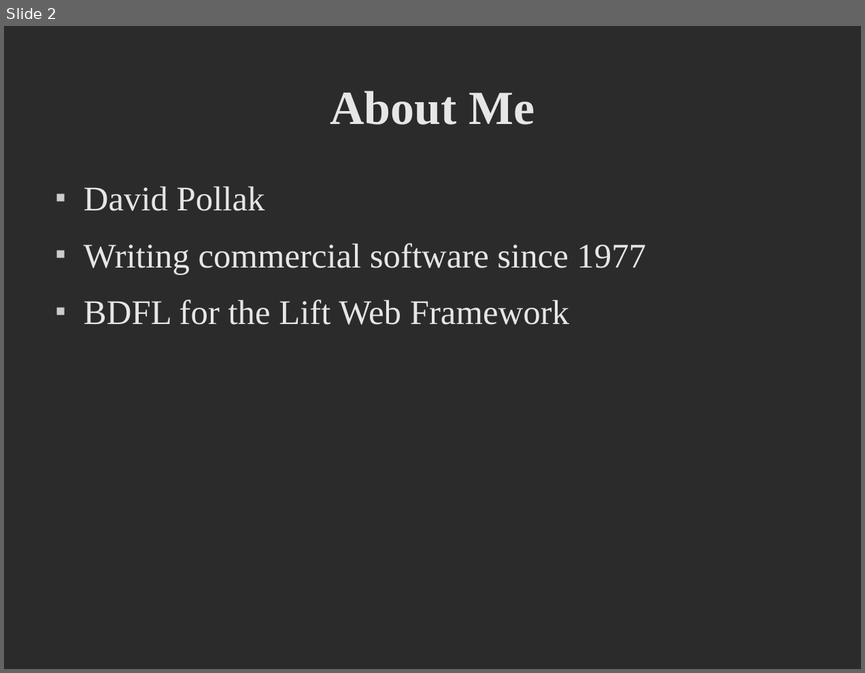
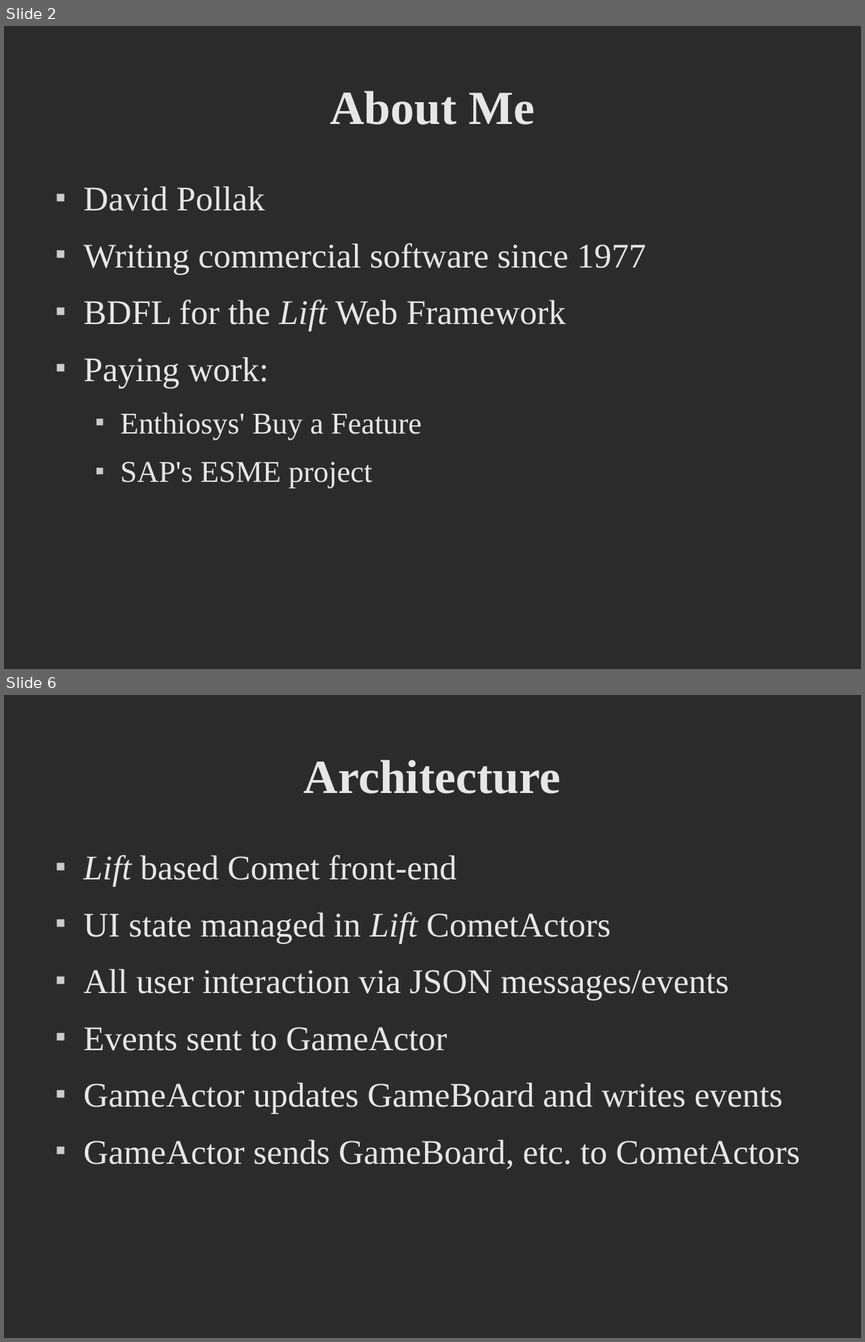
Before and after one commit to dpp/lift-samples, a slide deck: presentations/2008_dpp_CUFP/CUFP Preso.odp. Shown one above the other, each under a label of ours: slide 2 before the commit, slides 2 and 6 after it; the slides between them are not shown. The pictures are 865x673 and 865x1342 pixels, drawn with LibreOffice and Linux fonts; fonts in the diff are those of the drawing; background and template pictures are left out; a plain dark background stands for a picture behind light text. Boxes give left, top, right and bottom in pixels: in the first picture for what was removed or moved away, otherwise in the second. Text is boxed around its words. In the diff, an @@ line names an element or a change of style, - is before the commit and + after.

```diff
--- a/presentations/2008_dpp_CUFP/CUFP Preso.odp
+++ b/presentations/2008_dpp_CUFP/CUFP Preso.odp
@@ slide 6 added at [4,695,861,1338], background picture (left out) @@
@@ title added at [304,760,560,794], 44 pt, text #E6E6E6, bold @@
+Architecture
@@ text added at [84,855,800,1169], 32 pt, text #E6E6E6 @@
+■ Lift based Comet front-end
+■ UI state managed in Lift CometActors
+■ All user interaction via JSON messages/events
+■ Events sent to GameActor
+■ GameActor updates GameBoard and writes events
+■ GameActor sends GameBoard, etc. to CometActors
@@ slide 2 changed as well @@
@@ text at [84,299,566,331]: italic on in "Lift" @@
@@ text at [84,356,422,488]: paragraphs added @@
+■ Paying work:
+  ■ Enthiosys' Buy a Feature
+  ■ SAP's ESME project
```
Also in this commit, not shown: 1 other slide changed, 10 other slides added, 1 slide removed, 14 other files.
